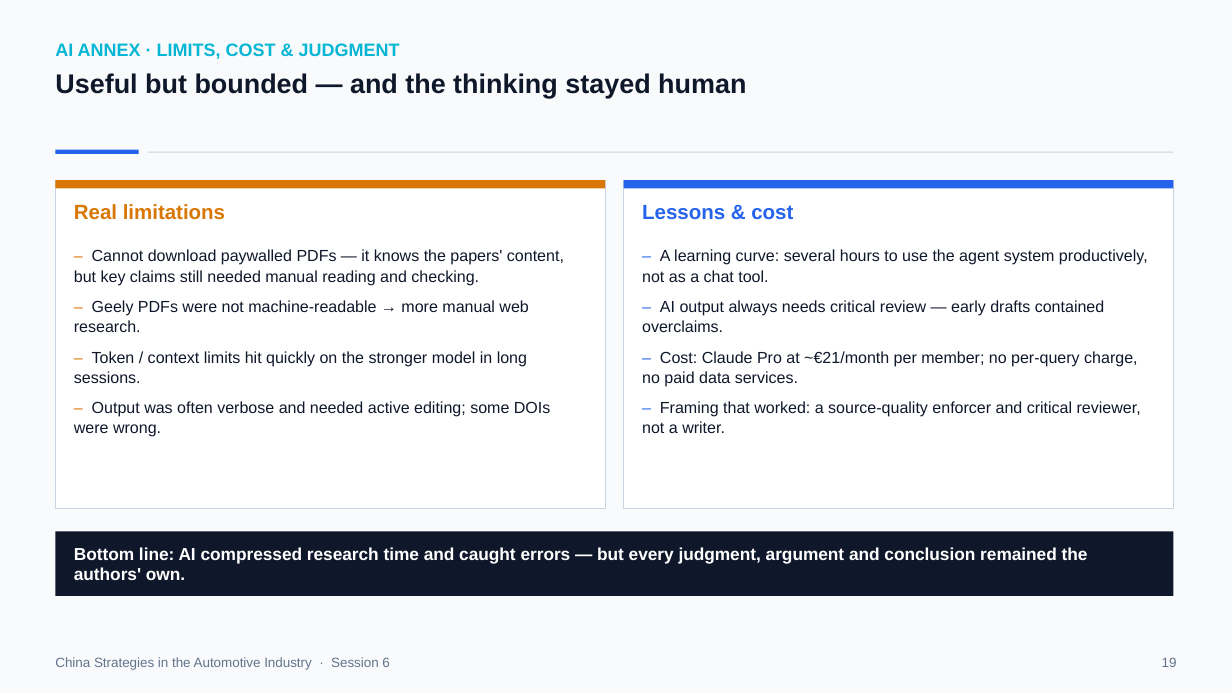
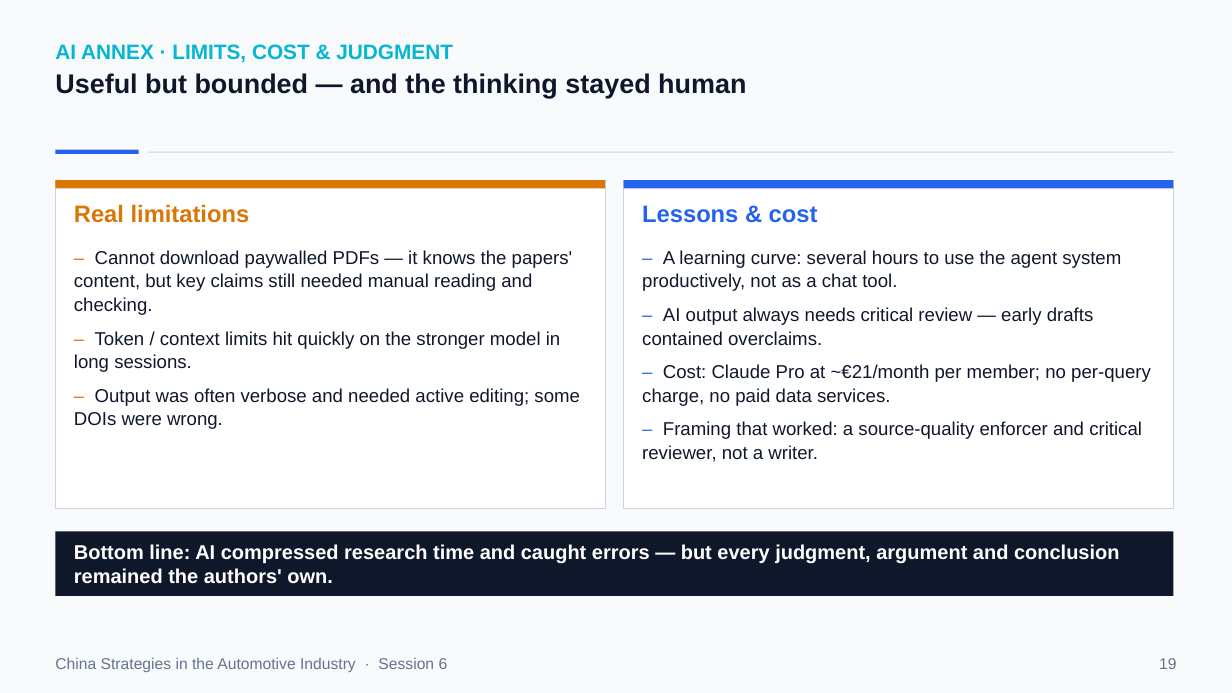
Before and after one commit to mickeymousehacker/CHINA-seminar-paper, a slide deck: slide 19 of research/presentation/China-Strategies-Presentation-FINAL.pptx. Drawn at 1232x693 pixels with LibreOffice and Linux fonts; fonts in the diff are those of the drawing. Boxes give left, top, right and bottom in pixels: in the first picture for what was removed or moved away, otherwise in the second. Text is boxed around its words. In the diff, an @@ line names an element or a change of style, - is before the commit and + after.

```diff
--- a/research/presentation/China-Strategies-Presentation-FINAL.pptx
+++ b/research/presentation/China-Strategies-Presentation-FINAL.pptx
@@ text "AI ANNEX · LIMITS, COST ..." at (55, 44, 453, 63): size 14 to 16.2 pt @@
@@ text "Real limitations" at (74, 204, 250, 223): size 16 to 18.6 pt @@
@@ text "Lessons & cost" at (642, 205, 818, 223): size 16 to 18.6 pt @@
@@ text "– Cannot download paywalled PDFs ..." at (74, 250, 580, 429): size 12.5 to 14.5 pt @@
@@ text "– A learning curve: several ..." at (642, 250, 1151, 462): size 12.5 to 14.5 pt @@
@@ text at (74, 300, 528, 332): paragraph removed @@
-– Geely PDFs were not machine-readable → more manual web research.
@@ text "Bottom line: AI compressed research ..." at (74, 544, 1120, 584): size 13.5 to 15.7 pt @@
@@ text "China Strategies in the Automotive ..." at (55, 657, 448, 672): size 10.5 to 12.2 pt @@
@@ text "19" at (1159, 658, 1176, 669): size 10.5 to 12.2 pt @@
```
Also in this commit, not shown: 19 other slides changed, 2 other files.
